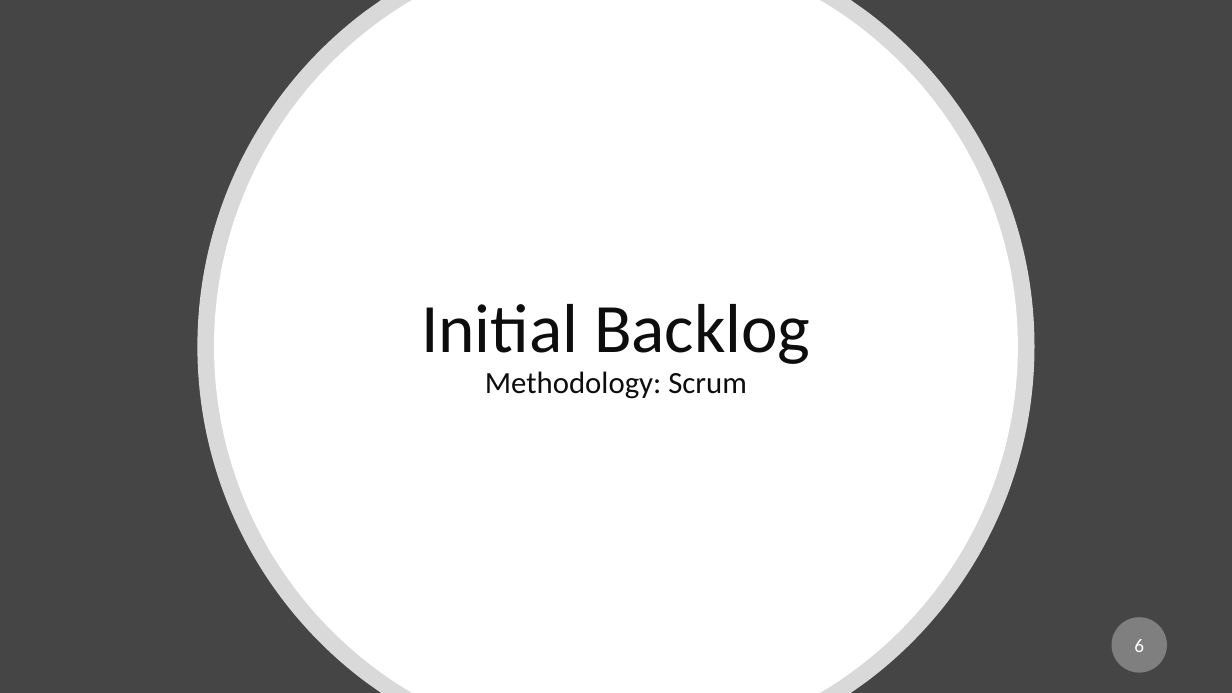
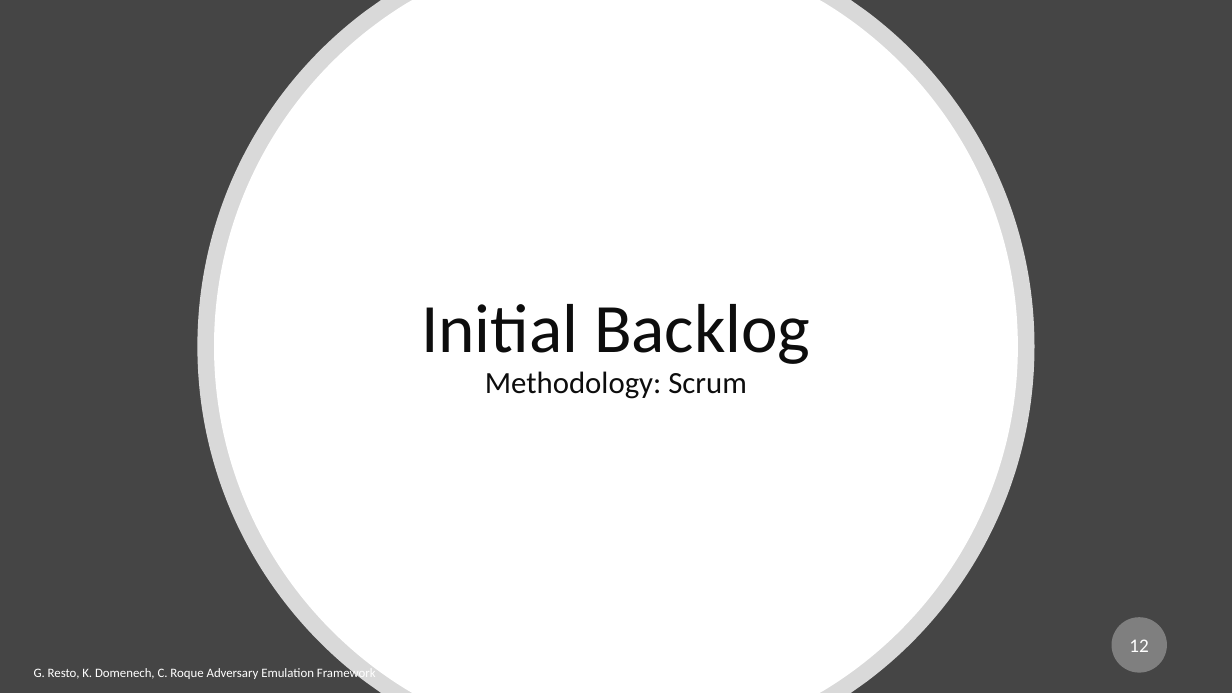
Before and after one commit to racoten/Capstone, a slide deck: slide 12 of Design/Capstone 2 Presentation.pptx (slide 6 before the commit). Drawn at 1232x693 pixels with LibreOffice and Linux fonts; fonts in the diff are those of the drawing. Boxes give left, top, right and bottom in pixels: in the first picture for what was removed or moved away, otherwise in the second. Text is boxed around its words. In the diff, an @@ line names an element or a change of style, - is before the commit and + after.

```diff
--- a/Design/Capstone 2 Presentation.pptx
+++ b/Design/Capstone 2 Presentation.pptx
@@ page number at [1129, 639, 1148, 652]: text changed @@
-6
+12
@@ text added at [34, 666, 376, 681], 10 pt, text #FFFFFF @@
+G. Resto, K. Domenech, C. Roque Adversary Emulation Framework
```
Also in this commit, not shown: 4 other slides changed, 8 slides added, 2 slides removed.
